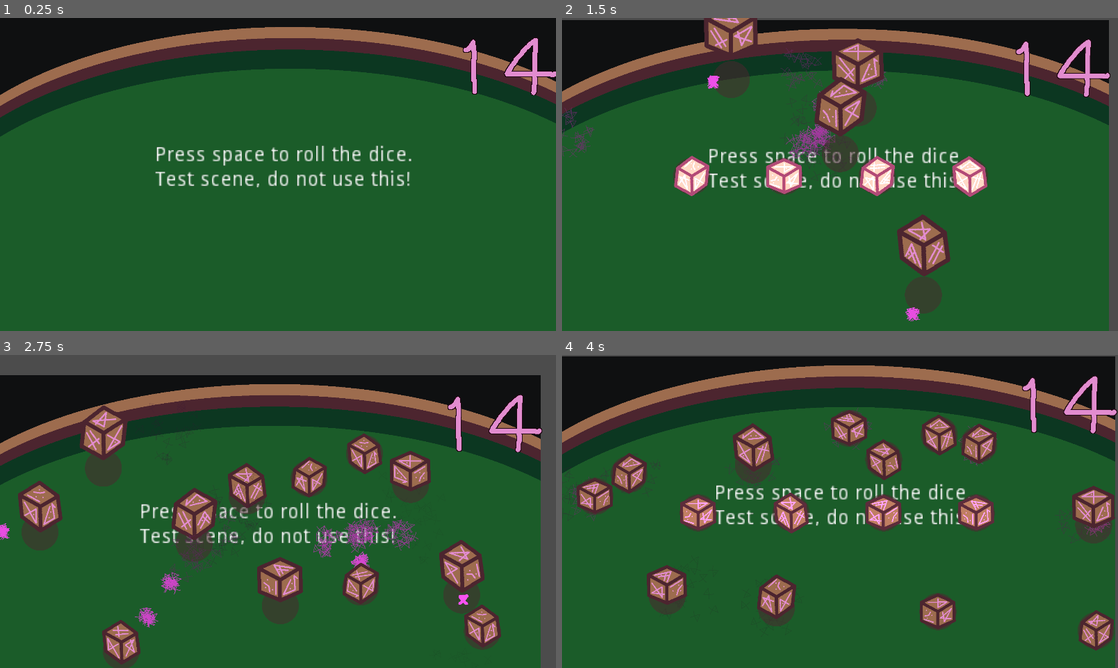
Above: before the commit, frames 1-4 (two rows, left to right).
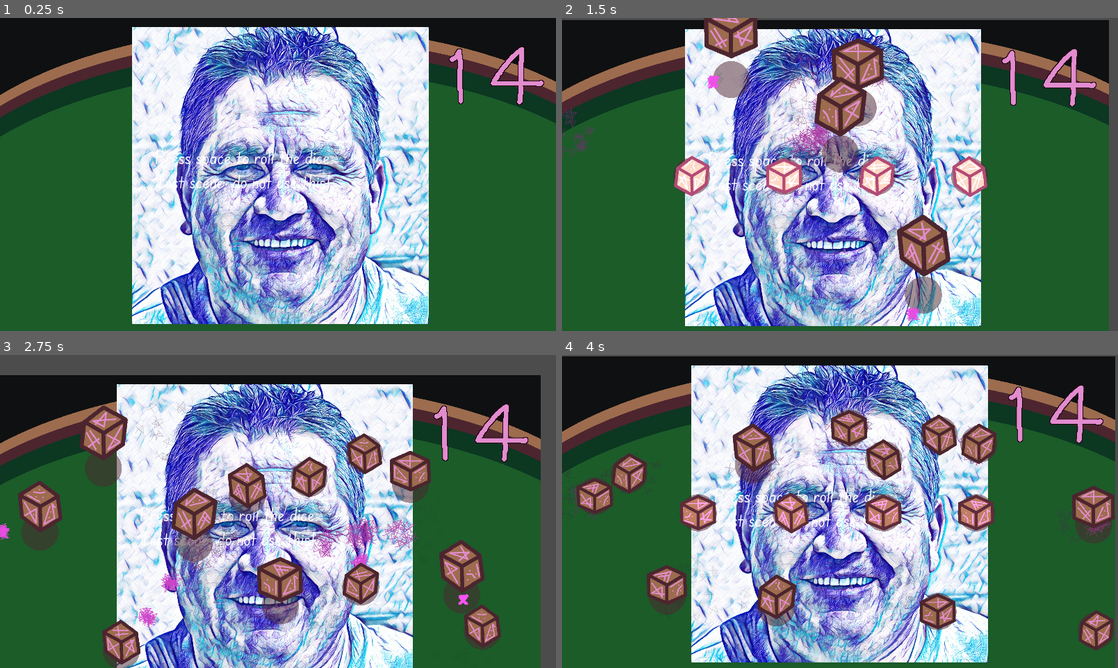
Above: after the commit, the same moments.

Repository: krobbi/gmtk-2022
Game: Godot game, scene res://scenes/test_table/test_table.tscn
The game is run twice, just before and just after one commit, with the same random seed, the same clock (stepped at 60 frames per second) and the same inputs.
Inputs:
- Up to frame 1 (0.25 s): no input
- Up to frame 2 (1.5 s): tap Space at 0.5, 1.25 s; hold Right (ui_right) 0.53-1.28 s; hold Left (ui_left) from 1.28 s (still down)
- Up to frame 3 (2.75 s): tap Space at 2 s; release Left (ui_left) at 2.03 s; hold Right (ui_right) from 2.03 s (still down)
- Up to frame 4 (4 s): tap Space at 2.75, 3.5 s; release Right (ui_right) at 3.53 s; hold Left (ui_left) from 3.53 s (still down)

The runs differ from the first frame. In frame 1, 52% of the frame differs, in the area x 23-100%, y 2-98%; in frame 2, 45%; in frame 3, 44%; in frame 4, 46%.

Commit message:
Resources

Diff:
--- /dev/null
+++ b/resources/fonts/font_64.tres
@@ -0,0 +1,7 @@
+[gd_resource type="DynamicFont" load_steps=2 format=2]
+
+[ext_resource path="res://resources/fonts/edu_sa_beginner_medium.ttf" type="DynamicFontData" id=1]
+
+[resource]
+size = 64
+font_data = ExtResource( 1 )
--- a/scenes/test_table/test_table.tscn
+++ b/scenes/test_table/test_table.tscn
@@ -7,6 +7,8 @@
 [ext_resource path="res://entities/floating_number_spawner/floating_number_spawner.tscn" type="PackedScene" id=5]
 [ext_resource path="res://entities/game_manager/game_manager.tscn" type="PackedScene" id=6]
 [ext_resource path="res://entities/floating_number/floating_number.tscn" type="PackedScene" id=7]
+[ext_resource path="res://resources/fonts/font_64.tres" type="DynamicFont" id=8]
+[ext_resource path="res://resources/textures/npcs/albert.png" type="Texture" id=9]
 
 [node name="TestTable" type="Node2D"]
 script = ExtResource( 2 )
@@ -25,12 +27,16 @@
 "_edit_lock_": true
 }
 
+[node name="Albert" type="Sprite" parent="."]
+position = Vector2( 968, 544 )
+texture = ExtResource( 9 )
+
 [node name="Label" type="Label" parent="."]
 margin_left = 536.0
 margin_top = 440.0
 margin_right = 714.0
 margin_bottom = 471.0
-rect_scale = Vector2( 5, 5 )
+custom_fonts/font = ExtResource( 8 )
 text = "Press space to roll the dice.
 Test scene, do not use this!"
 
@@ -46,7 +52,7 @@
 [node name="GameCamera" parent="." instance=ExtResource( 4 )]
 
 [node name="FloatingNumber" parent="." instance=ExtResource( 7 )]
-position = Vector2( 1736, 168 )
+position = Vector2( 1688, 200 )
 
 [connection signal="number_changed" from="GameManager" to="FloatingNumber" method="set_number"]
 [connection signal="round_finished" from="GameManager" to="." method="_on_game_manager_round_finished"]
Binary file added: resources/fonts/edu_sa_beginner_medium.ttf
Binary file added: resources/textures/npcs/albert.png
Not shown, added: resources/textures/npcs/albert.png.import
Binary file added: resources/textures/npcs/jimmy.png
Not shown, added: resources/textures/npcs/jimmy.png.import
Binary file added: resources/textures/npcs/johnny.png
Not shown, added: resources/textures/npcs/johnny.png.import
Binary file added: resources/textures/npcs/karen.png
Not shown, added: resources/textures/npcs/karen.png.import
Binary file added: resources/textures/npcs/kate.png
Not shown, added: resources/textures/npcs/kate.png.import
Binary file added: resources/textures/npcs/marcus.png
(and 4 more such lines)
